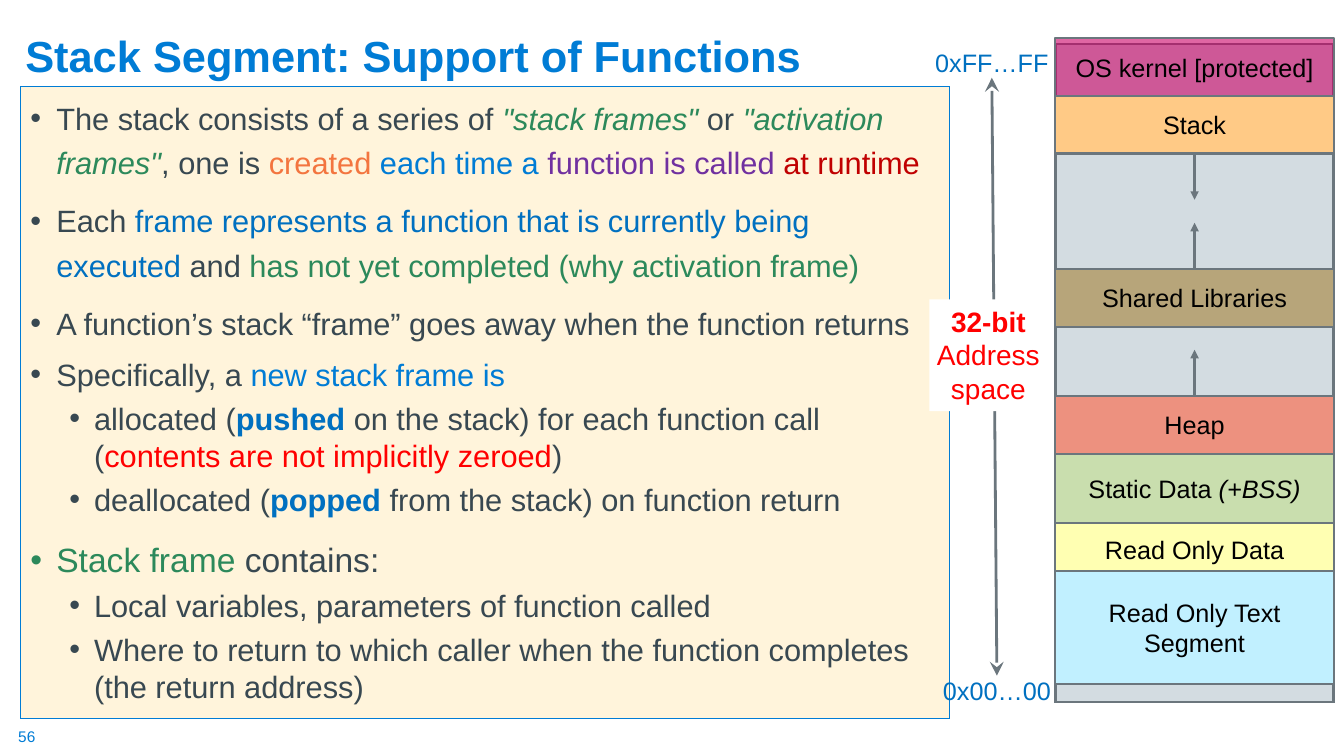
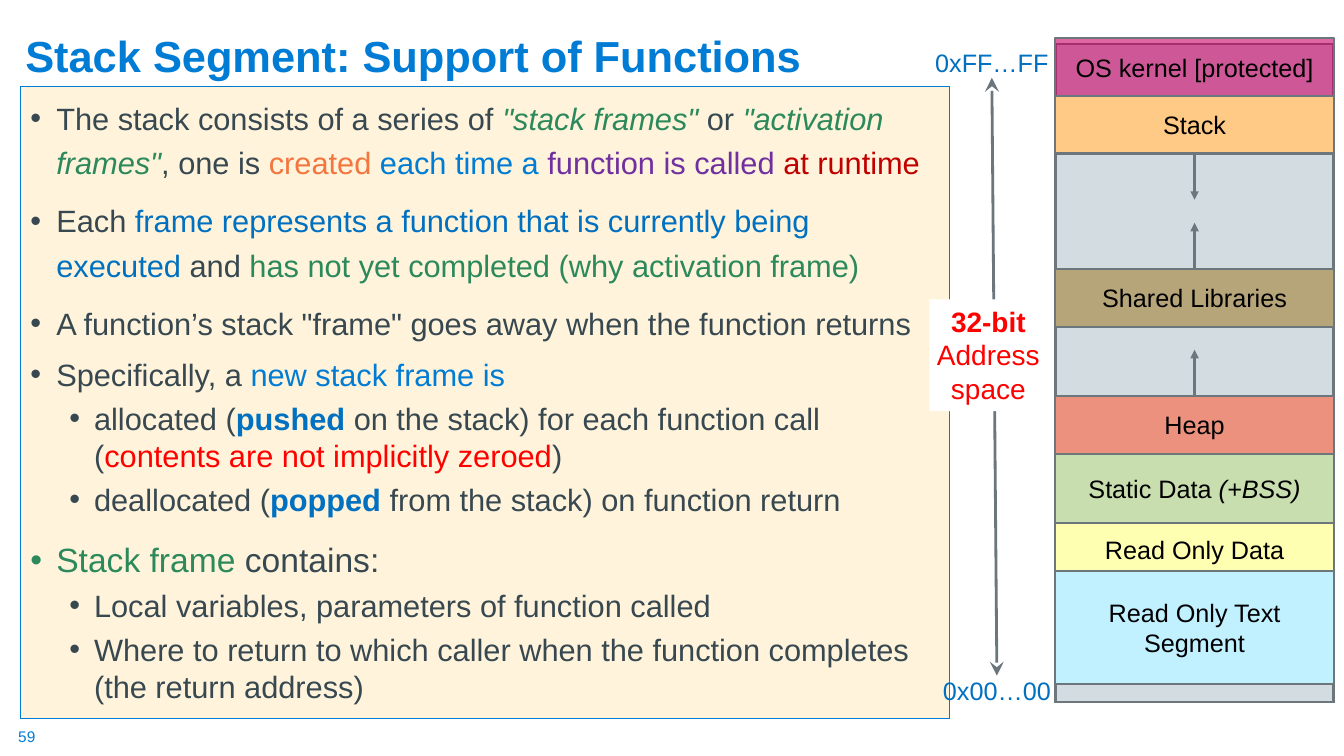
Before and after one commit to cse30-sp24/Muller-Slides, a slide deck: slide 59 of 06-Arm-Part3.pptx (slide 56 before the commit). Drawn at 1344x756 pixels with LibreOffice and Linux fonts; fonts in the diff are those of the drawing. Boxes give left, top, right and bottom in pixels: in the first picture for what was removed or moved away, otherwise in the second. Text is boxed around its words. In the diff, an @@ line names an element or a change of style, - is before the commit and + after.

```diff
--- a/06-Arm-Part3.pptx
+++ b/06-Arm-Part3.pptx
@@ text at bbox=[56, 312, 911, 341]: text changed @@
-• A function’s stack “frame” goes away when the function returns
+• A function’s stack "frame" goes away when the function returns
@@ page number at bbox=[18, 731, 35, 742]: text changed @@
-56
+59
```
Also in this commit, not shown: 15 other slides changed, 5 slides added, 5 slides removed, 1 other file.
